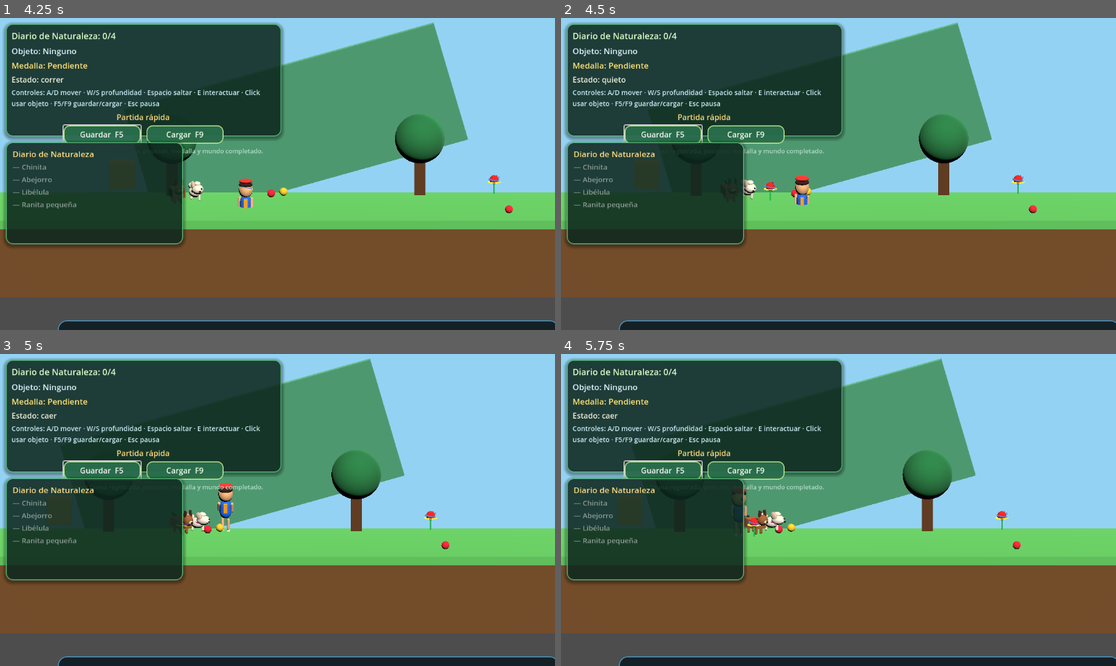
Above: before the commit, frames 1-4 (two rows, left to right).
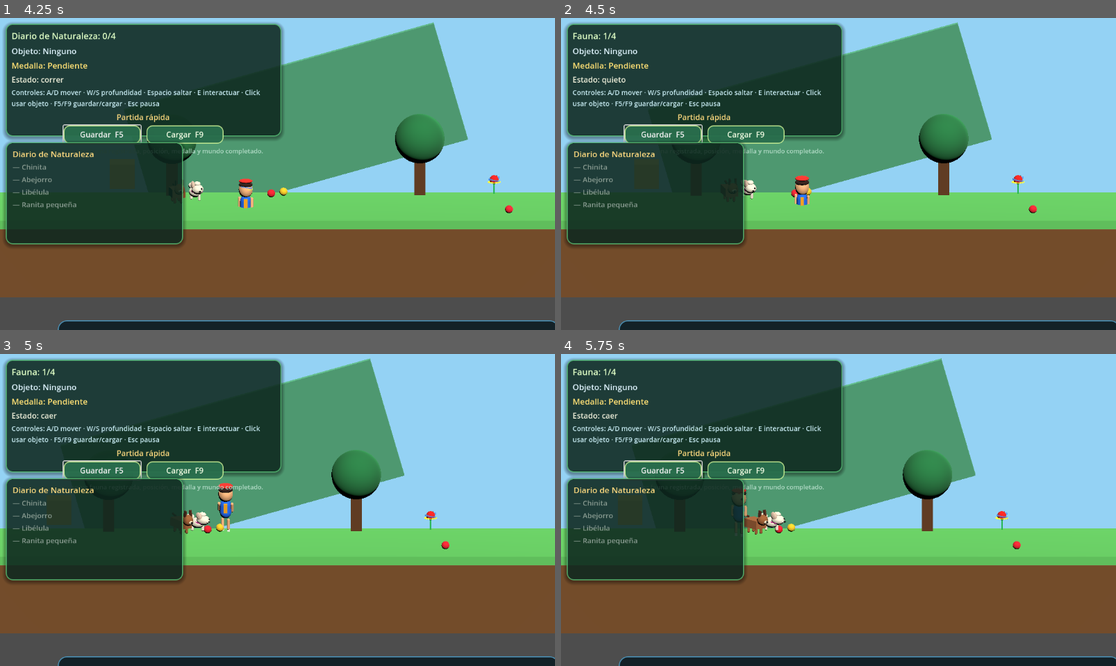
Above: after the commit, the same moments.

Repository: kokoro-kun-1/FiripuAdventure
Game: Godot game, scene res://scenes/levels/level_biobio_prototype.tscn
Same seed, same stepped clock (60 frames per second), same inputs: the game is played once before the commit and once after it.
Inputs (mouse positions are in pixels of both pictures, inside the frame that each line leads up to):
- Up to frame 1 (4.25 s): click "Guardar F5" at 0.5 s; click "Cargar F9" at 1.25 s; tap Enter (ui_accept) at 2 s; move the mouse to (399, 158) at 2.02 s; hold D (move_right) 2.03-2.78 s; hold E (interact) 2.03-2.78 s; click (399, 158) at 2.17 s; tap Space (jump) at 2.27, 3.02 s; tap Shift (run) at 2.3, 2.85 s; move the mouse to (166, 189) at 2.77 s; hold S (move_back) 2.78-3.53 s; tap E (interact) at 3.05 s; move the mouse to (333, 105) at 3.52 s; hold D (move_right) from 3.53 s (still down); hold Shift (run) from 3.53 s (still down); tap Ctrl (dodge) at 3.6 s
- Up to frame 2 (4.5 s): move the mouse to (810, 236) at 4.27 s; release D (move_right) at 4.28 s; release Shift (run) at 4.28 s; hold W (move_forward) from 4.28 s (still down); tap E (interact) at 4.35 s; click (810, 236) at 4.42 s
- Up to frame 3 (5 s): keep holding W (move_forward); tap Space (jump) at 4.52 s
- Up to frame 4 (5.75 s): move the mouse to (1005, 556) at 5.02 s; release W (move_forward) at 5.03 s; hold A (move_left) from 5.03 s (still down); hold Shift (run) from 5.03 s (still down); tap Space (jump) at 5.27 s

Frame 1 is identical in both runs. In frame 2, 0.3% of the frame differs, in the area x 2-39%, y 4-59%; in frame 3, 0.2%; in frame 4, 0.3%.

Commit message:
fix: restaurar 4 scripts corruptos desde commit 4263faa (SaveGame, AudioManager, firipu_controller, hud)

Diff:
--- a/autoload/AudioManager.gd
+++ b/autoload/AudioManager.gd
@@ -2,9 +2,7 @@
 class_name AudioManager
 
 # Audio Manager for Firipu Adventure
-# Handles all sound effects and music for the game.
-# Real SFX are loaded at runtime from res://audio/sfx/ (see _load_streams).
-# Missing files fall back to procedurally generated tones.
+# Handles all sound effects and music for the game
 
 # Audio buses
 const MASTER_BUS := "Master"
--- a/scripts/player/firipu_controller.gd
+++ b/scripts/player/firipu_controller.gd
@@ -152,6 +152,15 @@
     if input_locked:
         velocity = Vector3.ZERO
         _set_movement_state("quieto")
+
+func set_nearby_interactable(interactable: Node) -> void:
+    nearby_interactable = interactable
+    _set_action_hint("E / X: interactuar")
+
+func clear_nearby_interactable(interactable: Node) -> void:
+    if nearby_interactable == interactable:
+        nearby_interactable = null
+        _set_action_hint("")
 
 func _physics_process(delta: float) -> void:
     if input_locked:
@@ -303,9 +312,7 @@
         species_registered.emit(label)
     collected_changed.emit(collected, total_collectibles)
     if collected >= total_collectibles and not medal_obtained:
-        medal_obtained = true
-        medal_state_changed.emit("Medalla: Obtenida")
-        prototype_completed.emit()
+        _set_action_hint("Diario completo. Ahora ayuda a Yuki a revelar el núcleo del jefe y recupera la medalla.")
 
 func set_held_object(text: String) -> void:
     held_object = text
--- a/scripts/ui/hud.gd
+++ b/scripts/ui/hud.gd
@@ -6,12 +6,6 @@
 signal exit_requested
 
 @onready var fauna_label: Label = $Panel/VBox/FaunaLabel
-@onready var diary_panel: Panel = $DiaryPanel
-@onready var diary_title: Label = $DiaryPanel/DiaryVBox/DiaryTitle
-@onready var diary_chinita: Label = $DiaryPanel/DiaryVBox/DiaryChinita
-@onready var diary_abejorro: Label = $DiaryPanel/DiaryVBox/DiaryAbejorro
-@onready var diary_libelula: Label = $DiaryPanel/DiaryVBox/DiaryLibelula
-@onready var diary_ranita: Label = $DiaryPanel/DiaryVBox/DiaryRanita
 @onready var object_label: Label = $Panel/VBox/ObjectLabel
 @onready var medal_label: Label = $Panel/VBox/MedalLabel
 @onready var state_label: Label = $Panel/VBox/StateLabel
@@ -113,8 +107,6 @@
         player.movement_state_changed.connect(_on_movement_state_changed)
     if player.has_signal("prototype_completed"):
         player.prototype_completed.connect(show_victory)
-    if player.has_signal("species_registered"):
-        player.species_registered.connect(_on_species_registered)
 
 func start_game() -> void:
     if game_started:
@@ -245,22 +237,6 @@
     if medal_label:
         medal_label.text = text
 
-const _DIARY_SLOTS := ["DiaryChinita", "DiaryAbejorro", "DiaryLibelula", "DiaryRanita"]
-var _diary_filled := 0
-
-# Marca las especies en orden de registro, así el diario sirve en cualquier mundo.
-func _on_species_registered(label: String) -> void:
-    if _diary_filled >= _DIARY_SLOTS.size():
-        return
-    var lbl: Label = get_node_or_null("DiaryPanel/DiaryVBox/" + _DIARY_SLOTS[_diary_filled])
-    if lbl == null:
-        return
-    lbl.text = "✓ " + label
-    lbl.modulate = Color(0.6, 1.0, 0.65, 1.0)
-    _diary_filled += 1
-    if diary_title:
-        diary_title.text = "Diario de Naturaleza — registradas"
-
 func _on_movement_state_changed(text: String) -> void:
     if state_label:
         state_label.text = "Estado: " + text
